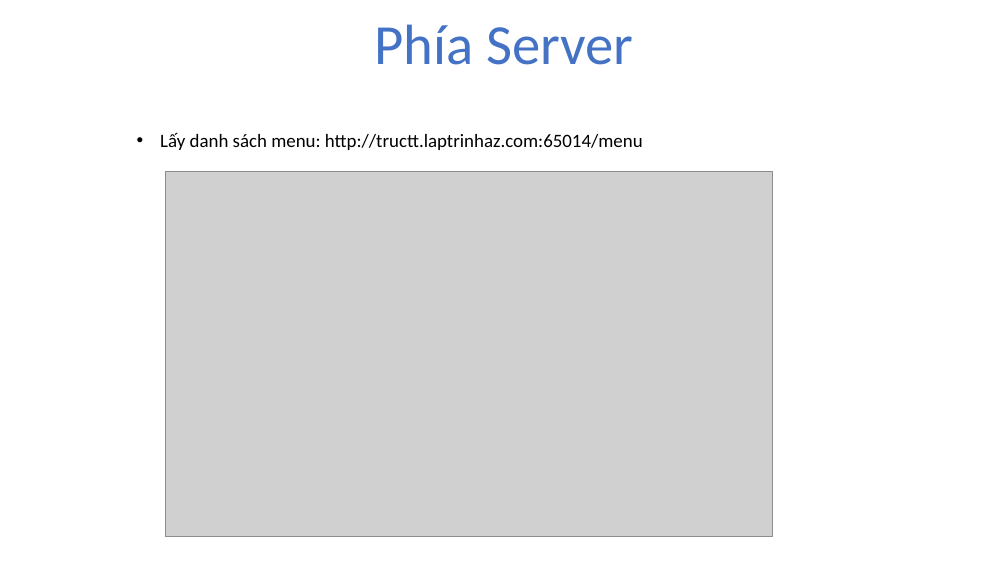
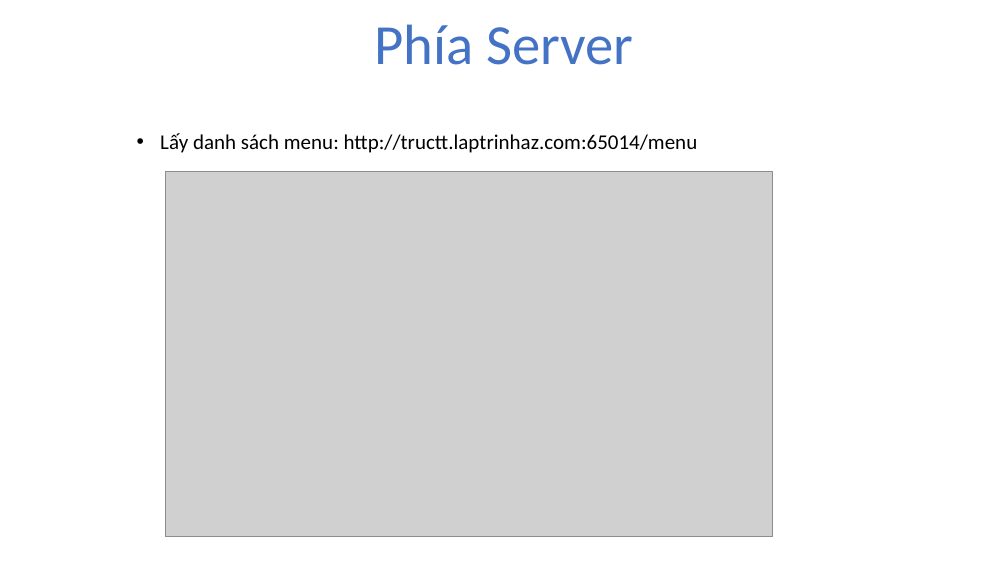
Before and after one commit to hoangnam1997/android, a slide deck: slide 11 of document/file_thuyet_trinh.pptx. Drawn at 1008x567 pixels with LibreOffice and Linux fonts; fonts in the diff are those of the drawing; grey boxes stand for pictures; background and template pictures are left out. Boxes give left, top, right and bottom in pixels: in the first picture for what was removed or moved away, otherwise in the second. Text is boxed around its words. In the diff, an @@ line names an element or a change of style, - is before the commit and + after.

```diff
--- a/document/file_thuyet_trinh.pptx
+++ b/document/file_thuyet_trinh.pptx
@@ text "Lấy danh sách menu: http://tructt.laptrinhaz.com:65014/menu" at box(160, 133, 698, 153): size 18 to 20 pt @@
```
Also in this commit, not shown: 7 other slides changed, 2 other files.
